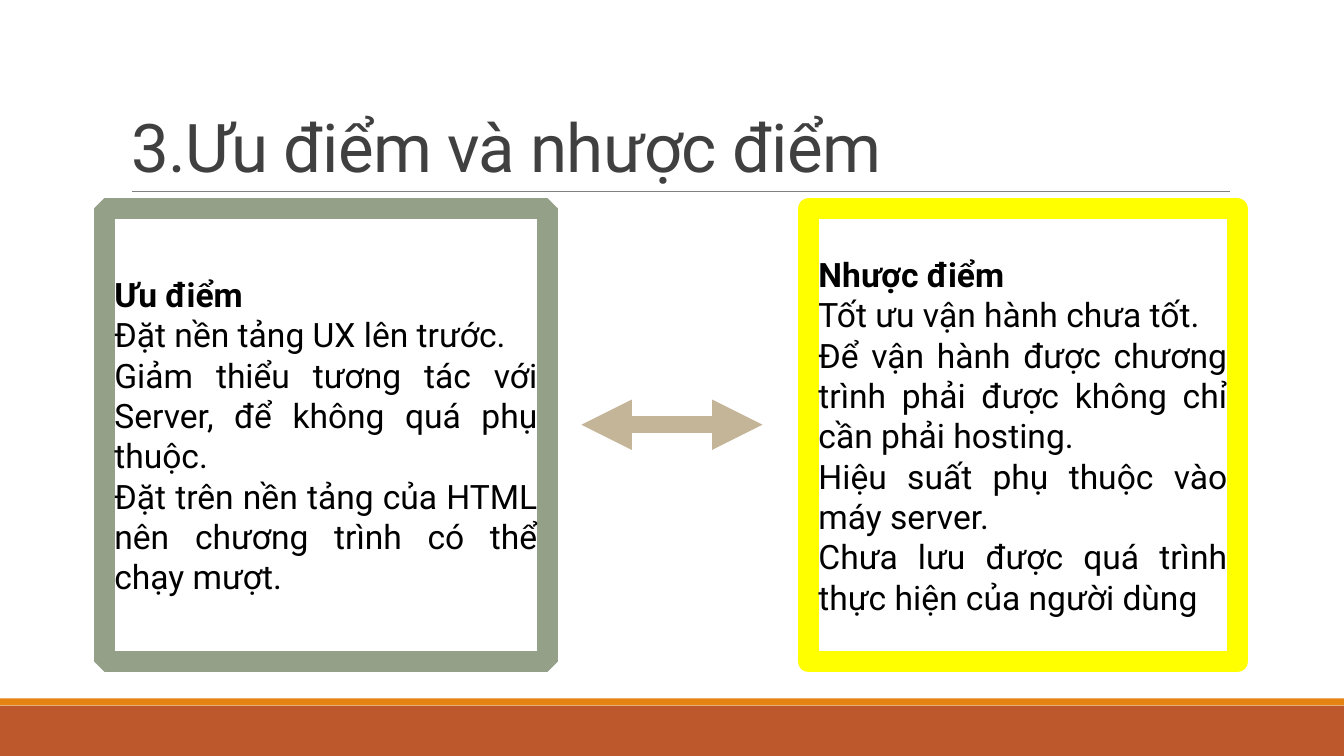
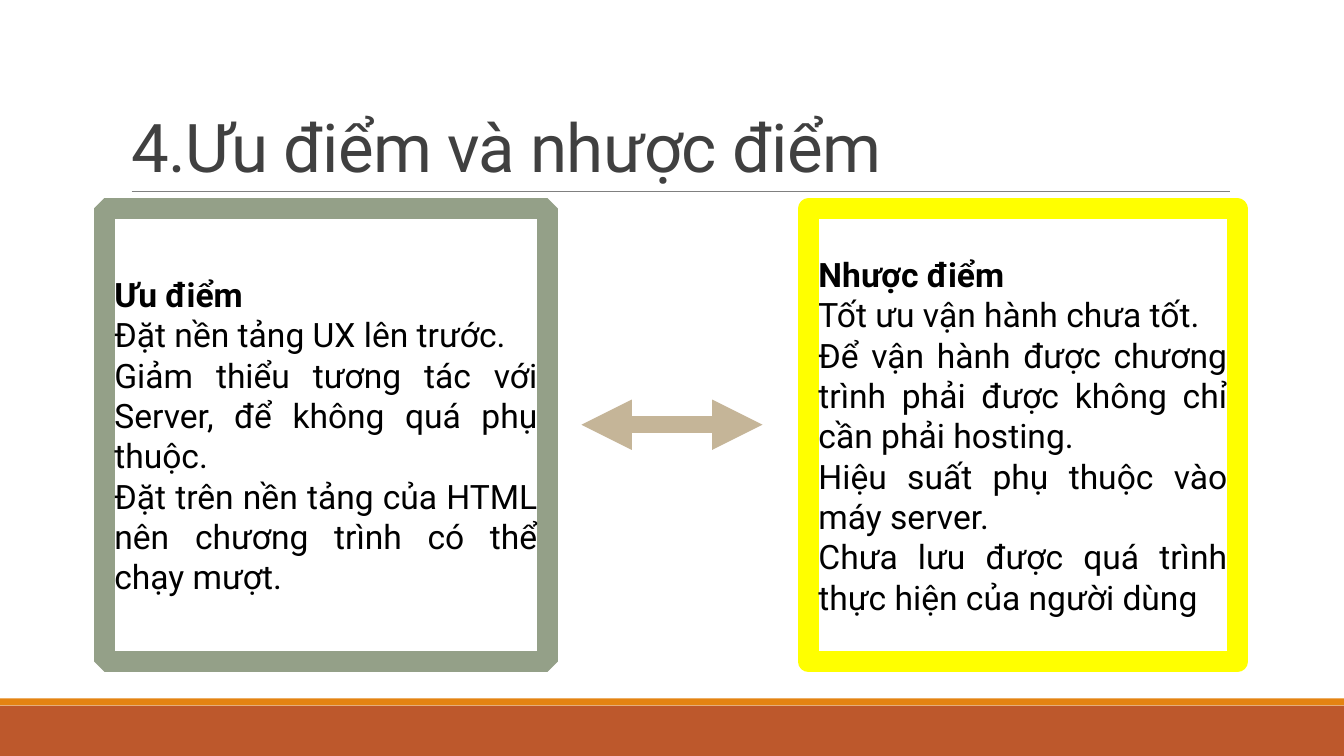
Before and after one commit to thedeadsheep/ang-VideoEditing, a slide deck: slide 14 of THIẾT KẾ VÀ XÂY DỰNG.pptx (slide 10 before the commit). Drawn at 1344x756 pixels with LibreOffice and Linux fonts; fonts in the diff are those of the drawing. Boxes give left, top, right and bottom in pixels: in the first picture for what was removed or moved away, otherwise in the second. Text is boxed around its words. In the diff, an @@ line names an element or a change of style, - is before the commit and + after.

```diff
--- a/THIẾT KẾ VÀ XÂY DỰNG.pptx
+++ b/THIẾT KẾ VÀ XÂY DỰNG.pptx
@@ title at bbox=[131, 115, 881, 184]: text changed @@
-3.Ưu điểm và nhược điểm
+4.Ưu điểm và nhược điểm
```
Also in this commit, not shown: 8 other slides changed, 4 slides added, 2 other files.
